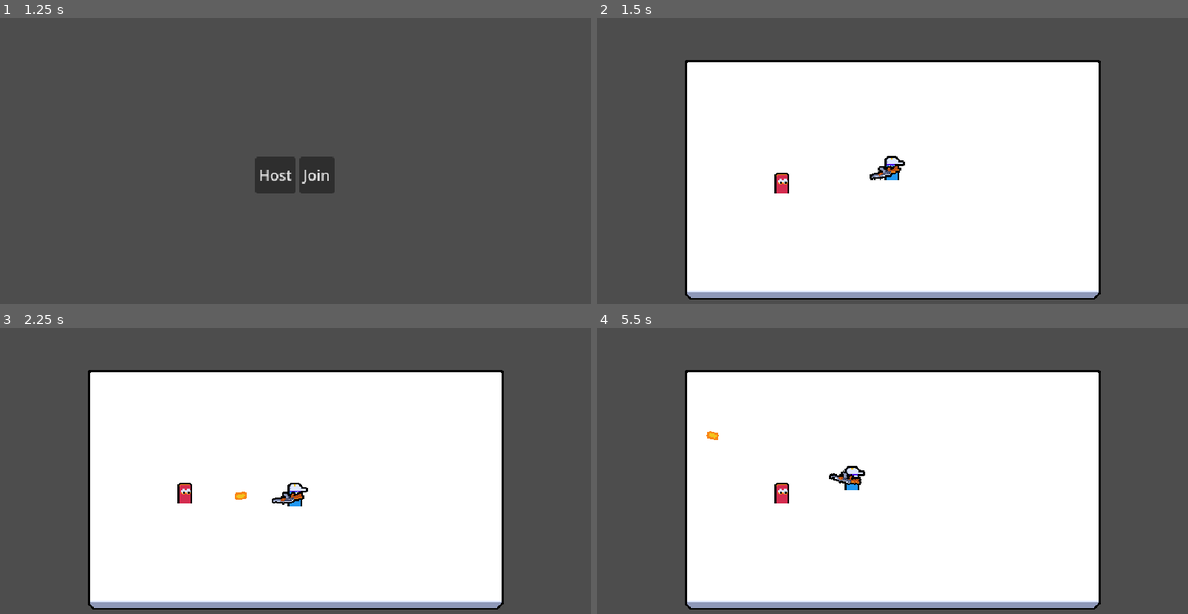
Above: before the commit, frames 1-4 (two rows, left to right).
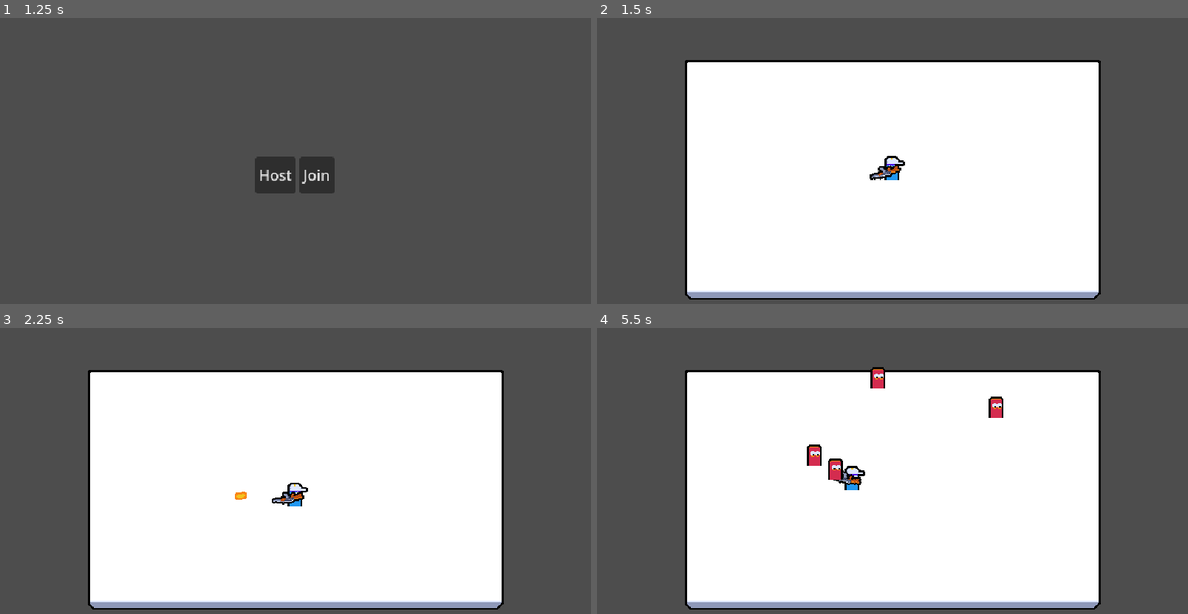
Above: after the commit, the same moments.

Repository: VictorPrazeres/2DMultiplayer
Game: Godot game, scene res://ui/main_menu/main_menu.tscn
Same seed, same stepped clock (60 frames per second), same inputs: the game is played once before the commit and once after it.
Inputs (mouse positions are in pixels of both pictures, inside the frame that each line leads up to):
- Up to frame 1 (1.25 s): tap Enter at 0.5 s; move the mouse to (425, 158) at 0.52 s; press the mouse at (425, 158) at 0.53 s; hold D (move_right) from 0.53 s (still down)
- Up to frame 2 (1.5 s): release D (move_right) at 1.25 s; release the mouse at (1022, 158) at 1.25 s; click "Host" at 1.25 s
- Up to frame 3 (2.25 s): tap Space at 2 s; move the mouse to (177, 502) at 2.02 s; hold S (move_down) from 2.03 s (still down); click (177, 502) at 2.1 s
- Up to frame 4 (5.5 s): move the mouse to (951, 410) at 2.77 s; release S (move_down) at 2.78 s; press the mouse at (951, 410) at 2.78 s; hold D (move_right) 2.78-3.53 s; move the mouse to (862, 551) at 3.52 s; release the mouse at (862, 551) at 3.53 s; hold W (move_up) 3.53-4.28 s; click (862, 551) at 3.6 s; move the mouse to (1069, 533) at 4.27 s; press the mouse at (1069, 533) at 4.28 s; hold A (move_left) from 4.28 s (still down); move the mouse to (715, 436) at 5.02 s; release the mouse at (715, 436) at 5.03 s; click (715, 436) at 5.1 s

Frame 1 is identical in both runs. In frame 2, 0.2% of the frame differs, in the area x 30-33%, y 54-62%; in frame 3, 0.2%; in frame 4, 0.9%, in the area x 18-69%, y 13-62%.

Commit message:
feat(enemy): implement enemy spawning system
Add logic to dynamically instantiate and position enemy scenes in the
arena during gameplay.

Diff:
--- a/main.gd
+++ b/main.gd
@@ -1,7 +1,6 @@
 extends Node
 
 var player_scene: PackedScene = preload("uid://cjqc31ns8shcp")
-var enemy_scene: PackedScene = preload("uid://dm0754lgs1m7u")
 
 @onready var multiplayer_spawner: MultiplayerSpawner = $MultiplayerSpawner
 @onready var player_spawn_position: Marker2D = $PlayerSpawnPosition
@@ -17,11 +16,6 @@
 
 	peer_ready.rpc_id(1)
 
-	if is_multiplayer_authority():
-		var enemy = enemy_scene.instantiate() as Node2D
-		enemy.global_position = Vector2.ONE * 200
-		add_child(enemy)
-
 
 @rpc("any_peer", "call_local", "reliable")
 func peer_ready():
--- a/main.tscn
+++ b/main.tscn
@@ -1,7 +1,8 @@
-[gd_scene load_steps=5 format=3 uid="uid://bwtumf0ncui6b"]
+[gd_scene load_steps=6 format=3 uid="uid://bwtumf0ncui6b"]
 
 [ext_resource type="Script" uid="uid://c5axiyf5qkt3a" path="res://main.gd" id="1_ig7tw"]
 [ext_resource type="Texture2D" uid="uid://ecb0nv0fgcv7" path="res://assets/arena.png" id="2_0xm2m"]
+[ext_resource type="PackedScene" uid="uid://bs4y8iv7np8ub" path="res://manager/enemy_manager.tscn" id="2_h2yge"]
 
 [sub_resource type="RectangleShape2D" id="RectangleShape2D_0xm2m"]
 size = Vector2(32, 300)
@@ -11,6 +12,10 @@
 
 [node name="Main" type="Node"]
 script = ExtResource("1_ig7tw")
+
+[node name="EnemyManager" parent="." node_paths=PackedStringArray("enemy_spawn_root", "spawn_rect") instance=ExtResource("2_h2yge")]
+enemy_spawn_root = NodePath("..")
+spawn_rect = NodePath("../SpawnRect")
 
 [node name="MultiplayerSpawner" type="MultiplayerSpawner" parent="."]
 _spawnable_scenes = PackedStringArray("uid://dp5836u66xfiw", "uid://dm0754lgs1m7u")
@@ -23,6 +28,15 @@
 [node name="Arena" type="Sprite2D" parent="."]
 position = Vector2(320, 185)
 texture = ExtResource("2_0xm2m")
+metadata/_edit_lock_ = true
+
+[node name="SpawnRect" type="ReferenceRect" parent="."]
+custom_minimum_size = Vector2(414, 216)
+offset_left = 113.0
+offset_top = 73.0
+offset_right = 527.0
+offset_bottom = 289.0
+mouse_filter = 2
 metadata/_edit_lock_ = true
 
 [node name="StaticBodies" type="Node2D" parent="."]
--- /dev/null
+++ b/manager/enemy_manager.gd
@@ -0,0 +1,29 @@
+extends Node
+
+@export var enemy_scene: PackedScene
+@export var enemy_spawn_root: Node
+@export var spawn_rect: ReferenceRect
+
+@onready var spawn_interval_timer: Timer = $SpawnIntervalTimer
+
+
+func _ready() -> void:
+	spawn_interval_timer.timeout.connect(_on_spawn_interval_timer_timeout)
+
+
+func get_random_spawn_position() -> Vector2:
+	var x = randi_range(0, int(spawn_rect.size.x))
+	var y = randi_range(0, int(spawn_rect.size.y))
+
+	return spawn_rect.global_position + Vector2(x, y)
+
+
+func spawn_enemy():
+	var enemy = enemy_scene.instantiate() as Node2D
+	enemy.global_position = get_random_spawn_position()
+	enemy_spawn_root.add_child(enemy, true)
+
+
+func _on_spawn_interval_timer_timeout():
+	if is_multiplayer_authority():
+		spawn_enemy()
--- /dev/null
+++ b/manager/enemy_manager.tscn
@@ -0,0 +1,11 @@
+[gd_scene load_steps=3 format=3 uid="uid://bs4y8iv7np8ub"]
+
+[ext_resource type="Script" uid="uid://dej6ynvocogaq" path="res://manager/enemy_manager.gd" id="1_fq440"]
+[ext_resource type="PackedScene" uid="uid://dm0754lgs1m7u" path="res://entities/enemy/enemy.tscn" id="2_46ilc"]
+
+[node name="EnemyManager" type="Node"]
+script = ExtResource("1_fq440")
+enemy_scene = ExtResource("2_46ilc")
+
+[node name="SpawnIntervalTimer" type="Timer" parent="."]
+autostart = true
Not shown, added: manager/enemy_manager.gd.uid
